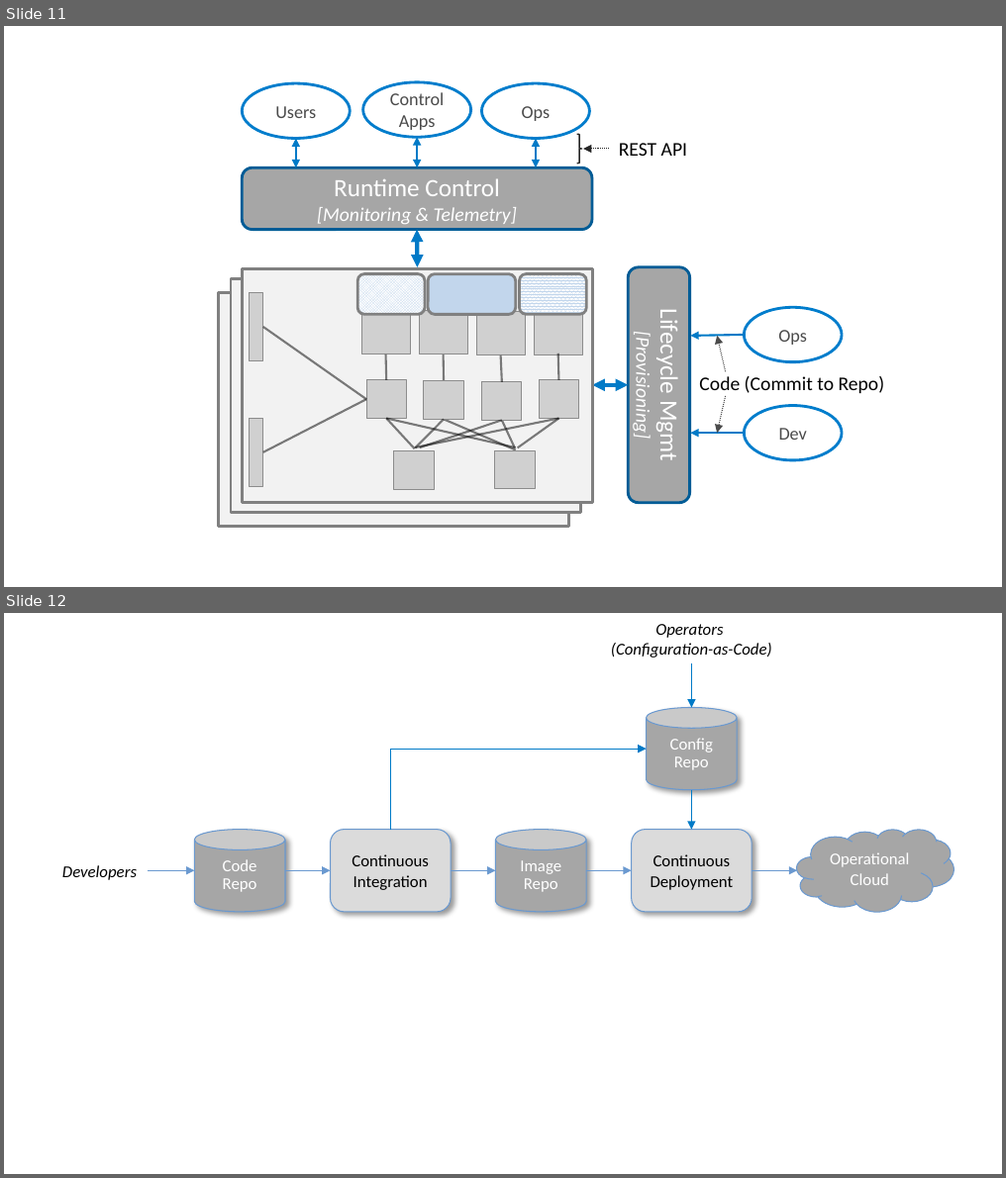
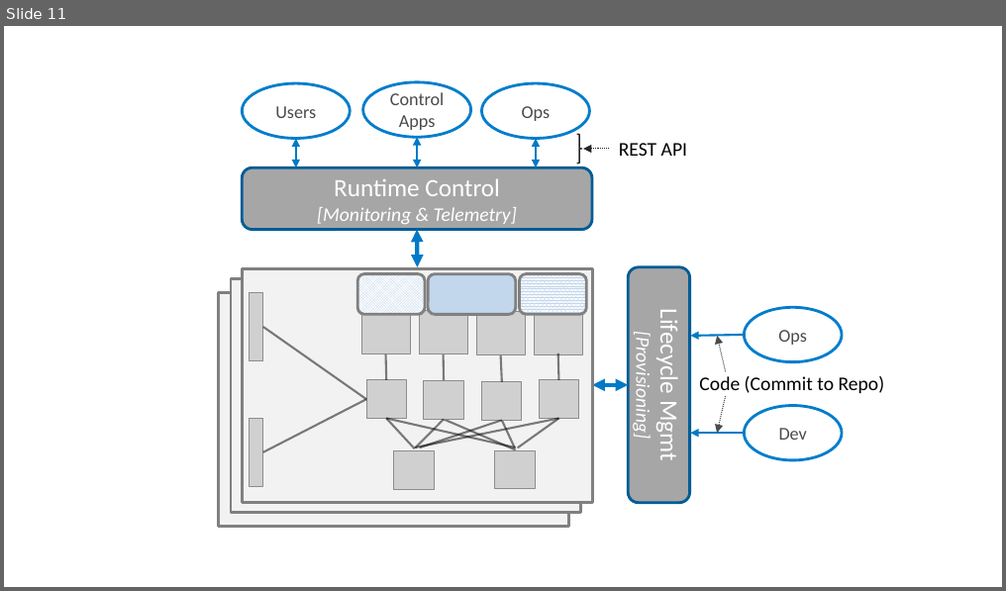
Before and after one commit to SystemsApproach/private5g, a slide deck: figures/ops/figures.pptx. Shown one above the other, each under a label of ours: slides 11 and 12 before the commit, slide 11 after it. The pictures are 1006x1178 and 1006x591 pixels, drawn with LibreOffice and Linux fonts; fonts in the diff are those of the drawing; grey boxes stand for pictures. Boxes give left, top, right and bottom in pixels: in the first picture for what was removed or moved away, otherwise in the second. Text is boxed around its words. In the diff, an @@ line names an element or a change of style, - is before the commit and + after.

Commit message:
first pass over cloud ch

```diff
--- a/figures/ops/figures.pptx
+++ b/figures/ops/figures.pptx
@@ slide 12 removed at [4, 613, 1002, 1174], background #FFFFFF @@
@@ text removed at [611, 624, 772, 658] @@
-Operators
-(Configuration-as-Code)
@@ arrow removed from (692, 663) to (692, 708) @@
@@ cylinder removed at [646, 708, 737, 790] @@
-Config
-Repo
@@ elbow arrow removed from (390, 830) to (646, 749) @@
@@ arrow removed from (692, 789) to (692, 830) @@
@@ cylinder removed at [195, 830, 285, 912] @@
-Code
-Repo
@@ rounded rectangle removed at [331, 830, 451, 912] @@
-Continuous Integration
@@ cylinder removed at [496, 830, 587, 912] @@
-Image
-Repo
@@ rounded rectangle removed at [632, 830, 752, 912] @@
-Continuous Deployment
@@ cloud removed at [796, 830, 954, 912] @@
-Operational Cloud
@@ text removed at [62, 865, 137, 880] @@
-Developers
@@ arrow removed from (148, 870) to (195, 870) @@
@@ arrow removed from (285, 870) to (331, 870) @@
@@ arrow removed from (450, 870) to (496, 870) @@
@@ arrow removed from (587, 870) to (632, 870) @@
@@ arrow removed from (751, 870) to (797, 870) @@
```
Also in this commit, not shown: 1 slide changed, 1 slide added, 2 other files.
